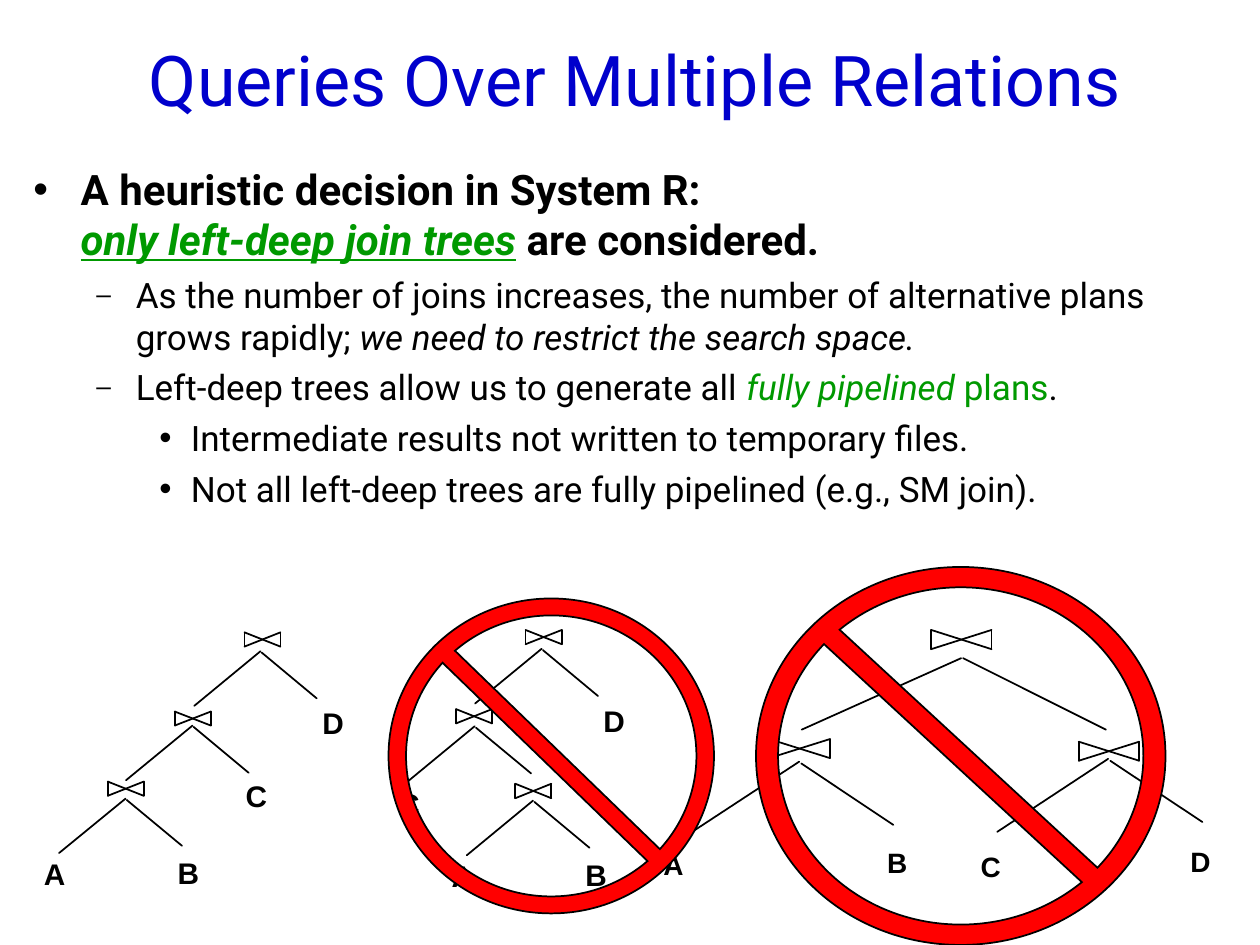
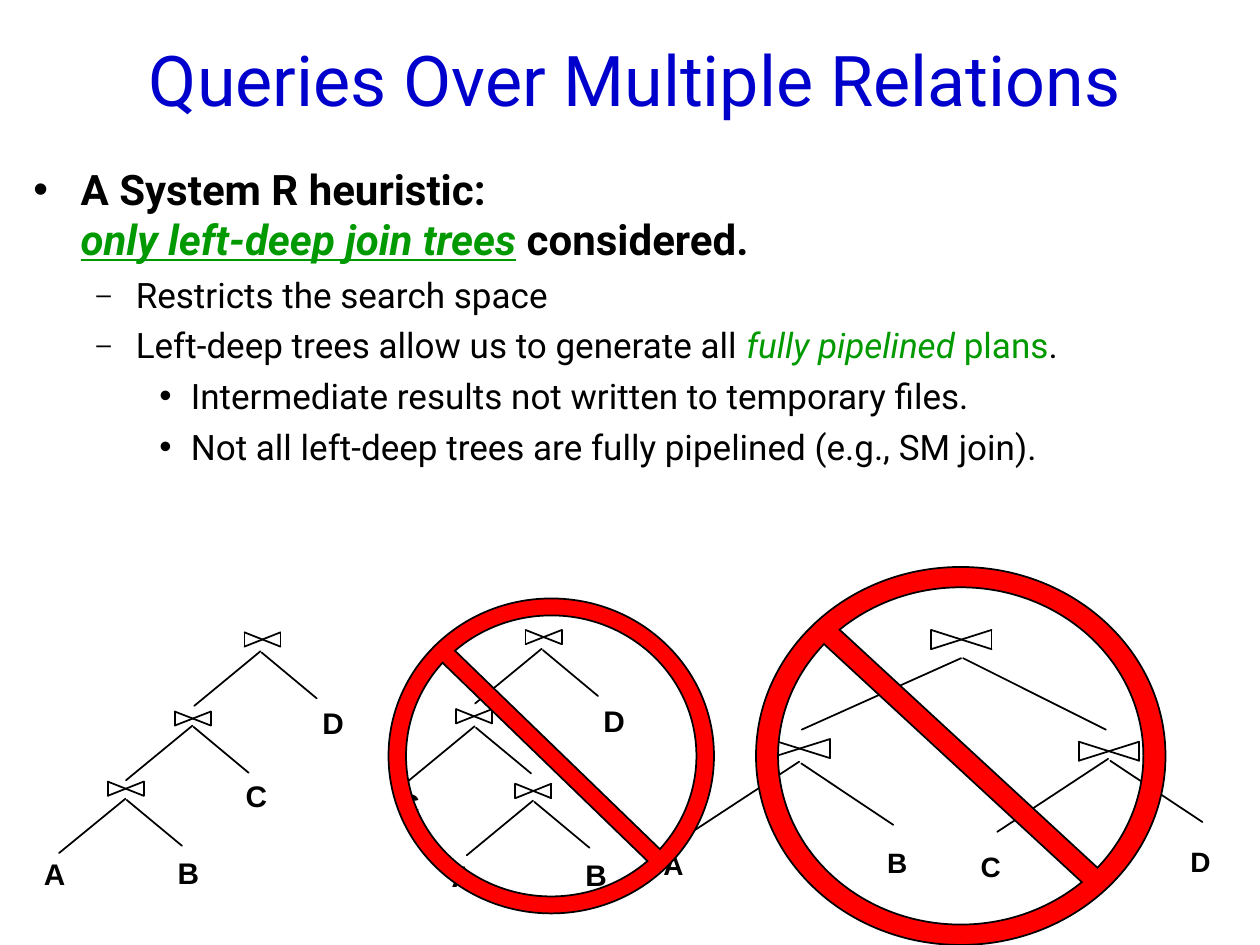
Before and after one commit to jhellerstein/cs186-09, a slide deck: slide 37 of lecs/16.QueryOpt.ppt. Drawn at 1260x945 pixels with LibreOffice and Linux fonts; fonts in the diff are those of the drawing; background and template pictures are left out. Boxes give left, top, right and bottom in pixels: in the first picture for what was removed or moved away, otherwise in the second. Text is boxed around its words. In the diff, an @@ line names an element or a change of style, - is before the commit and + after.

```diff
--- a/lecs/16.QueryOpt.ppt
+++ b/lecs/16.QueryOpt.ppt
@@ text at (81, 173, 749, 315): text changed; size 20 to 24 pt; bold on @@
-• A heuristic decision in System R:
-  only left-deep join trees are considered.
-  – As the number of joins increases, the number of alternative plans grows rapidly; we need to restrict the search space.
+• A System R heuristic:
+  only left-deep join trees considered.
+  – Restricts the search space
```
Also in this commit, not shown: 13 other slides changed, 15 slides added, 1 other file.
